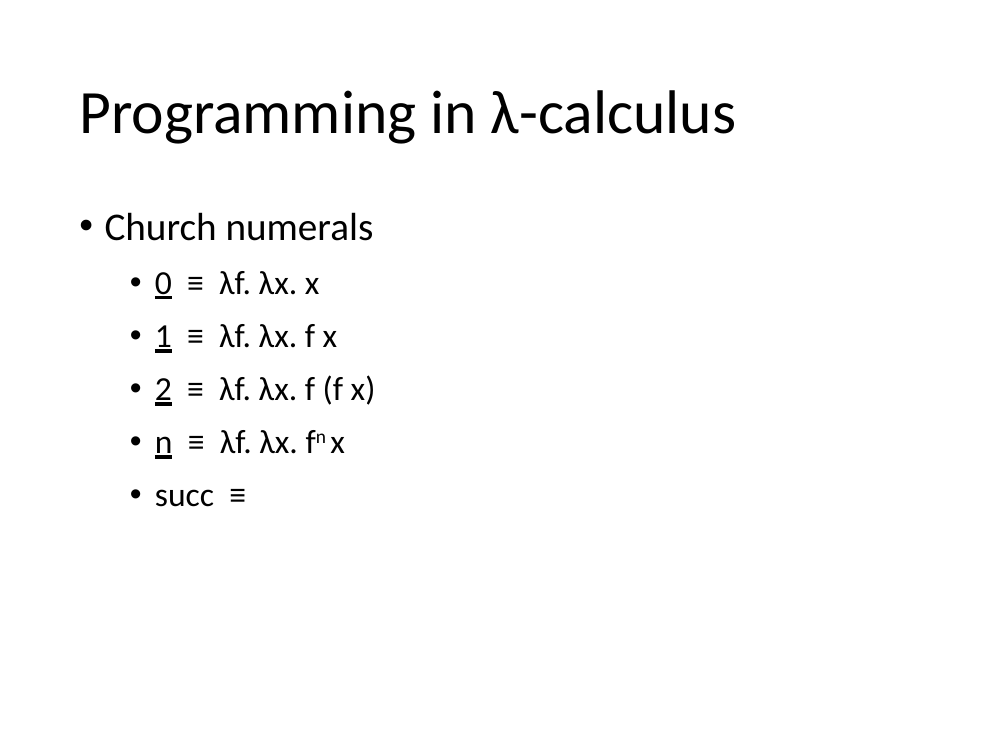
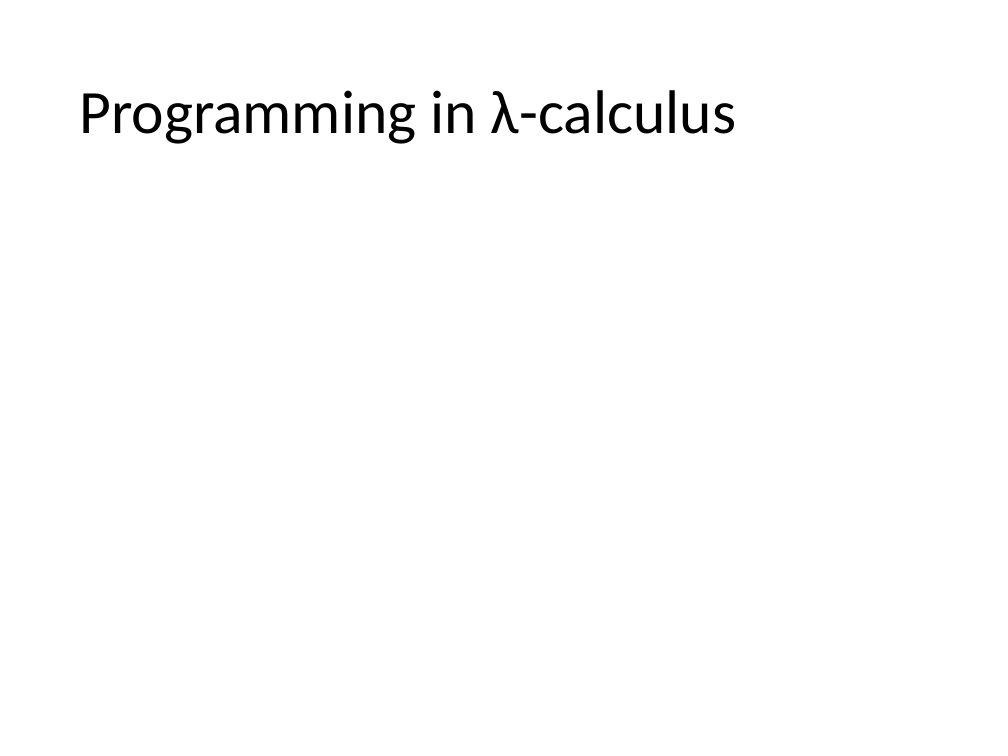
Before and after one commit to hongjin-liang/hongjin-liang.github.io, a slide deck: slide 64 of teaching/semantics/04_lambda.pptx. Drawn at 1008x756 pixels with LibreOffice and Linux fonts; fonts in the diff are those of the drawing; grey boxes stand for pictures. Boxes give left, top, right and bottom in pixels: in the first picture for what was removed or moved away, otherwise in the second. Text is boxed around its words. In the diff, an @@ line names an element or a change of style, - is before the commit and + after.

```diff
--- a/teaching/semantics/04_lambda.pptx
+++ b/teaching/semantics/04_lambda.pptx
@@ text removed at (105, 212, 376, 507) @@
-• Church numerals
-  • 0 ≡ λf. λx. x
-  • 1 ≡ λf. λx. f x
-  • 2 ≡ λf. λx. f (f x)
-  • n ≡ λf. λx. fn x
-  • succ ≡
```
Also in this commit, not shown: 22 other slides changed, 1 other file.
